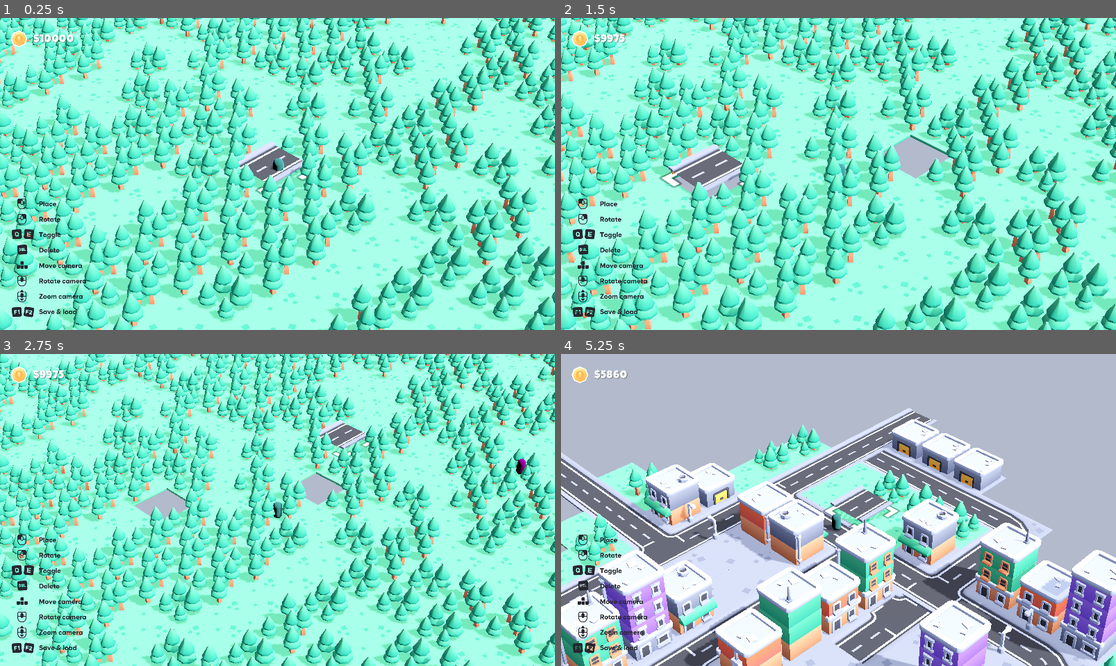
Above: before the commit, frames 1-4 (two rows, left to right).
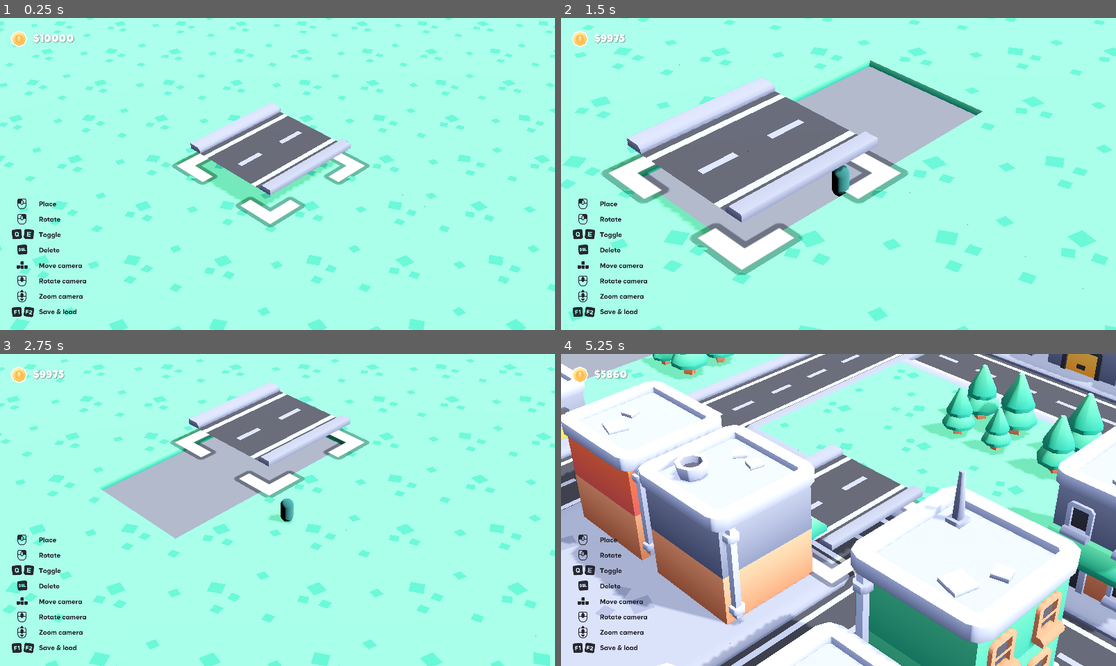
Above: after the commit, the same moments.

Repository: mu-gua-here/Civilisation-Simulator
Game: Godot game, scene res://scenes/main.tscn
The game is run twice, just before and just after one commit, with the same random seed, the same clock (stepped at 60 frames per second) and the same inputs.
Inputs (mouse positions are in pixels of both pictures, inside the frame that each line leads up to):
- Up to frame 1 (0.25 s): no input
- Up to frame 2 (1.5 s): tap Enter (ui_accept) at 0.5, 0.77 s; move the mouse to (960, 158) at 0.52 s; hold D (ui_right) 0.53-1.28 s; click (960, 158) at 0.6 s; tap Delete (demolish) at 0.8, 1.35 s; move the mouse to (727, 189) at 1.27 s; hold S (ui_down) from 1.28 s (still down)
- Up to frame 3 (2.75 s): tap Enter (ui_accept) at 1.52 s; tap Mouse wheel up (zoom_in) at 1.55, 2.1 s; move the mouse to (333, 441) at 2.02 s; release S (ui_down) at 2.03 s; hold D (ui_right) from 2.03 s (still down); tap Mouse wheel down (zoom_out) at 2.3 s
- Up to frame 4 (5.25 s): move the mouse to (810, 572) at 2.77 s; release D (ui_right) at 2.78 s; hold W (ui_up) 2.78-3.53 s; tap Mouse wheel down (zoom_out) at 2.85 s; tap Enter (ui_accept) at 3.02, 3.77, 4.52 s; click (810, 572) at 3.05 s; move the mouse to (1005, 556) at 3.52 s; hold A (ui_left) 3.53-5.03 s; click (1005, 556) at 3.6 s; tap Delete (demolish) at 3.8 s; tap F2 (load) at 4.15 s; move the mouse to (672, 463) at 4.27 s; tap Down (camera_back) at 4.35 s; tap Mouse wheel up (zoom_in) at 4.55 s; tap F3 (load_resources) at 4.9 s; move the mouse to (866, 510) at 5.02 s; hold S (ui_down) from 5.03 s (still down); tap Up (camera_forward) at 5.1 s

The runs differ from the first frame. In frame 1, 60% of the frame differs, in the area x 0-100%, y 0-100%; in frame 2, 66%; in frame 3, 61%; in frame 4, 89%.

Commit message:
other tiny adjustments

Diff:
--- a/starter-kit-city-builder/citizen.tscn
+++ b/starter-kit-city-builder/citizen.tscn
@@ -3,7 +3,7 @@
 [ext_resource type="Script" uid="uid://cupa81y0w0n4l" path="res://citizen.gd" id="1_3aquc"]
 
 [sub_resource type="ORMMaterial3D" id="ORMMaterial3D_3aquc"]
-albedo_color = Color(1, 0, 1, 1)
+albedo_color = Color(0.9302438, 0.7224296, 0, 1)
 
 [sub_resource type="CapsuleMesh" id="CapsuleMesh_3aquc"]
 material = SubResource("ORMMaterial3D_3aquc")
@@ -11,7 +11,7 @@
 [sub_resource type="CapsuleShape3D" id="CapsuleShape3D_noc4a"]
 
 [node name="CharacterBody3D" type="CharacterBody3D" unique_id=49886991]
-transform = Transform3D(0.2, 0, 0, 0, 0.2, 0, 0, 0, 0.2, 0, 0, 0)
+transform = Transform3D(0.1, 0, 0, 0, 0.1, 0, 0, 0, 0.1, 0, 0, 0)
 script = ExtResource("1_3aquc")
 
 [node name="MeshInstance3D" type="MeshInstance3D" parent="." unique_id=1066786218]
--- a/starter-kit-city-builder/project.godot
+++ b/starter-kit-city-builder/project.godot
@@ -137,11 +137,13 @@
 zoom_in={
 "deadzone": 0.2,
 "events": [Object(InputEventMouseButton,"resource_local_to_scene":false,"resource_name":"","device":-1,"window_id":0,"a …(253 unchanged characters)…
+, Object(InputEventMouseButton,"resource_local_to_scene":false,"resource_name":"","device":-1,"window_id":0,"alt_pressed":false,"shift_pressed":false,"ctrl_pressed":false,"meta_pressed":false,"button_mask":0,"position":Vector2(0, 0),"global_position":Vector2(0, 0),"factor":1.0,"button_index":6,"canceled":false,"pressed":false,"double_click":false,"script":null)
 ]
 }
 zoom_out={
 "deadzone": 0.2,
 "events": [Object(InputEventMouseButton,"resource_local_to_scene":false,"resource_name":"","device":-1,"window_id":0,"a …(253 unchanged characters)…
+, Object(InputEventMouseButton,"resource_local_to_scene":false,"resource_name":"","device":-1,"window_id":0,"alt_pressed":false,"shift_pressed":false,"ctrl_pressed":false,"meta_pressed":false,"button_mask":0,"position":Vector2(0, 0),"global_position":Vector2(0, 0),"factor":1.0,"button_index":7,"canceled":false,"pressed":false,"double_click":false,"script":null)
 ]
 }
 run={
--- a/starter-kit-city-builder/scenes/main.tscn
+++ b/starter-kit-city-builder/scenes/main.tscn
@@ -34,8 +34,6 @@
 font_size = 24
 shadow_color = Color(0, 0, 0, 0.392157)
 
-[sub_resource type="NavigationMesh" id="NavigationMesh_y6deb"]
-
 [sub_resource type="CapsuleShape3D" id="CapsuleShape3D_og1vs"]
 
 [sub_resource type="ORMMaterial3D" id="ORMMaterial3D_2wyq8"]
@@ -46,6 +44,9 @@
 
 [sub_resource type="BoxShape3D" id="BoxShape3D_2wyq8"]
 size = Vector3(50, 1, 50)
+
+[sub_resource type="NavigationMesh" id="NavigationMesh_2wyq8"]
+geometry_parsed_geometry_type = 1
 
 [node name="Main" type="Node3D" unique_id=516018331]
 
@@ -84,7 +85,7 @@
 script = ExtResource("8_yovpv")
 
 [node name="Camera" type="Camera3D" parent="View" unique_id=9040968]
-transform = Transform3D(1, 0, 0, 0, 1, 0, 0, 0, 1, 0, 0, 30)
+transform = Transform3D(0.9999997, 0, 0, 0, 0.9999999, 7.1525574e-07, 0, 0, 1.0000002, 0, -6.556511e-07, 29.999998)
 environment = ExtResource("1_yndf3")
 fov = 20.0
 
@@ -137,11 +138,8 @@
 volume_db = -30.0
 autoplay = true
 
-[node name="NavigationRegion3D" type="NavigationRegion3D" parent="." unique_id=1499260036]
-navigation_mesh = SubResource("NavigationMesh_y6deb")
-
 [node name="CharacterBody3D" type="CharacterBody3D" parent="." unique_id=369604248]
-transform = Transform3D(0.2, 0, 0, 0, 0.2, 0, 0, 0, 0.2, 0, 0, 0)
+transform = Transform3D(0.1, 0, 0, 0, 0.1, 0, 0, 0, 0.1, 0, 0, 0)
 script = ExtResource("26_2wyq8")
 
 [node name="CollisionShape3D" type="CollisionShape3D" parent="CharacterBody3D" unique_id=1352695221]
@@ -156,3 +154,6 @@
 [node name="CollisionShape3D" type="CollisionShape3D" parent="StaticBody3D" unique_id=834393259]
 transform = Transform3D(1, 0, 0, 0, 1, 0, 0, 0, 1, 0, -0.5, 0)
 shape = SubResource("BoxShape3D_2wyq8")
+
+[node name="NavRegion" type="NavigationRegion3D" parent="." unique_id=699202747]
+navigation_mesh = SubResource("NavigationMesh_2wyq8")
--- a/starter-kit-city-builder/scenes/player.gd
+++ b/starter-kit-city-builder/scenes/player.gd
@@ -1,6 +1,6 @@
 extends CharacterBody3D
 
-const SPEED = 0.25
+const SPEED = 0.15
 const JUMP_VELOCITY = 2.0
 const FRICTION = 0.8
 
--- a/starter-kit-city-builder/scripts/builder.gd
+++ b/starter-kit-city-builder/scripts/builder.gd
@@ -12,6 +12,7 @@
 @export var gridmap:GridMap
 @export var cash_display:Label
 @export var citizen_scene: PackedScene
+@export var nav_region: NavigationRegion3D
 
 var citizens = []
 
@@ -25,7 +26,7 @@
 	# Generate a goofy-ahh grid of grass to start
 	for i in range(-25, 25):
 		for j in range(-25, 25):
-			gridmap.set_cell_item(Vector3i(i, 0, j), 12 + randi() % 3)
+			gridmap.set_cell_item(Vector3i(i, 0, j), 12)
 
 	# Generate mountainous border
 	generate_border()
@@ -70,6 +71,10 @@
 	var world_position = plane.intersects_ray(
 		view_camera.project_ray_origin(get_viewport().get_mouse_position()),
 		view_camera.project_ray_normal(get_viewport().get_mouse_position()))
+
+	# Return invalid values
+	if world_position == null:
+		return
 
 	var gridmap_position = Vector3(round(world_position.x), 0, round(world_position.z))
 	selector.position = lerp(selector.position, gridmap_position, min(delta * 40, 1.0))
@@ -107,6 +112,10 @@
 			map.cash -= structures[index].price
 			update_cash()
 
+			if nav_region != null:
+				# Rebuild pathfinding mesh
+				nav_region.bake_navigation_mesh()
+
 			Audio.play("sounds/placement-a.ogg, sounds/placement-b.ogg, sounds/placement-c.ogg, sounds/placement-d.ogg", -20)
 
 # Demolish (remove) a structure
@@ -116,6 +125,10 @@
 		if gridmap.get_cell_item(gridmap_position) != -1:
 			gridmap.set_cell_item(gridmap_position, -1)
 
+			if nav_region != null:
+				# Rebuild pathfinding mesh
+				nav_region.bake_navigation_mesh()
+
 			Audio.play("sounds/removal-a.ogg, sounds/removal-b.ogg, sounds/removal-c.ogg, sounds/removal-d.ogg", -20)
 
 # Rotates the 'cursor' 90 degrees
@@ -172,6 +185,8 @@
 			map.structures.append(data_structure)
 
 		ResourceSaver.save(map, "user://map.res")
+
+		print("Map saved.")
 
 func action_load():
 	if Input.is_action_just_pressed("load"):
@@ -187,9 +202,11 @@
 
 		update_cash()
 
+		print("Map loaded.")
+
 func action_load_resources():
 	if Input.is_action_just_pressed("load_resources"):
-		print("Loading map...")
+		print("Loading prebuilt map...")
 
 		gridmap.clear()
 
@@ -200,6 +217,8 @@
 			gridmap.set_cell_item(Vector3i(cell.position.x, 0, cell.position.y), cell.structure, cell.orientation)
 
 		update_cash()
+
+		print("Prebuilt map loaded...")
 
 func spawn_citizens(count: int):
 	for i in count:
@@ -213,7 +232,7 @@
 		citizens.append(c)
 
 func generate_border():
-	var border = 26  # one tile outside the 50x50 play area
+	var border = 25
 
 	for i in range(-border, border + 1):
 		# North and south edges
@@ -236,7 +255,5 @@
 		place_mountain(Vector3i(border, 1, i))
 
 func place_mountain(pos: Vector3i):
-	# Use whichever index in your structures array is a rock/cliff tile
-	# Check your Inspector — count from 0 what index your rock tile is
-	var mountain_tile = 0  # ← change this to your rock/cliff tile index
+	var mountain_tile = 14
 	gridmap.set_cell_item(pos, mountain_tile)
--- a/starter-kit-city-builder/scripts/view.gd
+++ b/starter-kit-city-builder/scripts/view.gd
@@ -3,7 +3,7 @@
 var camera_position:Vector3
 var camera_rotation:Vector3
 
-var zoom:float = 15.0
+var zoom:float = 5.0
 
 var camera_offset := Vector3.ZERO
 
@@ -43,21 +43,20 @@
 
 	if input.length() > 0:
 		# Player is panning — move away from player
-		camera_offset += input / 4
+		camera_offset += input / 16
 	else:
 		# No input — gradually drift back to player
-		camera_offset = camera_offset.lerp(Vector3.ZERO, _delta * 3.0)
+		camera_offset = camera_offset.lerp(Vector3.ZERO, _delta * 2.0)
 
-	if Input.is_action_just_released("zoom_in"):
-		zoom = max(15, zoom - 5)
-	if Input.is_action_just_released("zoom_out"):
-		zoom = min(80, zoom + 5)
+	if Input.is_action_just_pressed("zoom_in"):
+		zoom = max(2, zoom - 5)
+	if Input.is_action_just_pressed("zoom_out"):
+		zoom = min(50, zoom + 5)
 
 	# Final camera position = player position + offset
 	camera_position = get_player_position() + camera_offset
 
 func _input(event):
-
 	# Rotate camera using mouse (hold 'middle' mouse button)
 	if event is InputEventMouseMotion:
 		if Input.is_action_pressed("camera_rotate"):
Not shown, added: Civilisation Simulator.zip
Not shown, changed: starter-kit-city-builder/.DS_Store
